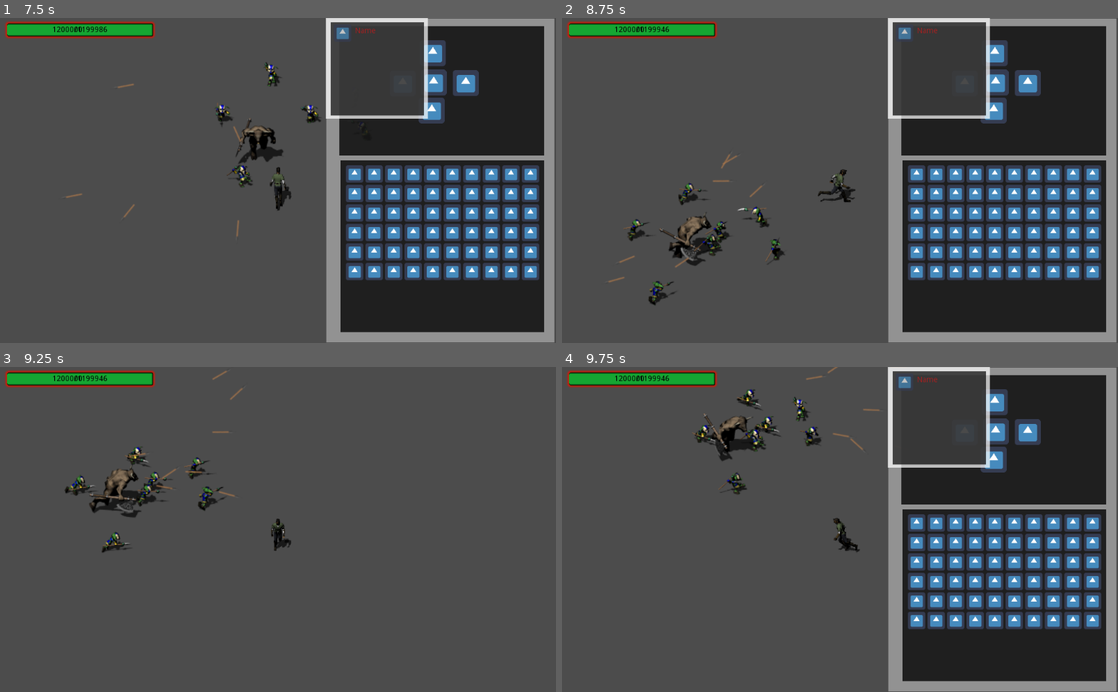
Above: before the commit, frames 1-4 (two rows, left to right).
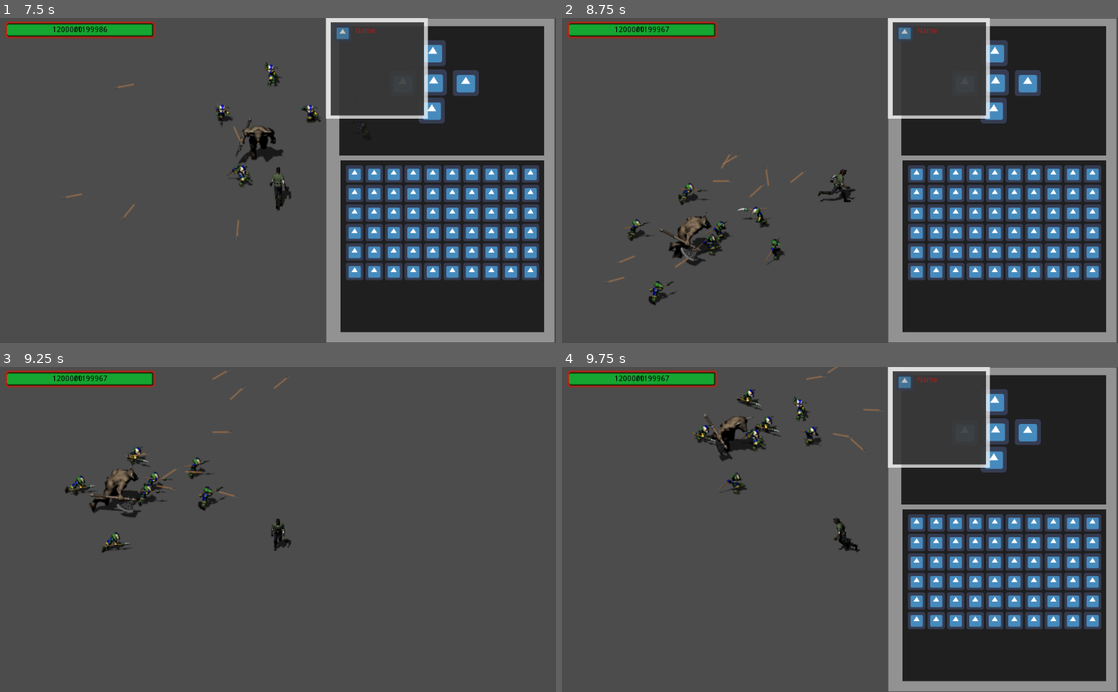
Above: after the commit, the same moments.

Repository: bluewolf44/2021_DTE_Project
Game: Godot game, scene res://Scenes/World.tscn
The game is run twice, just before and just after one commit, with the same random seed, the same clock (stepped at 60 frames per second) and the same inputs. The engine's default icon, where the game draws it, is replaced by a stand-in: a white triangle on a blue panel in a dark square.
Inputs (mouse positions are in pixels of both pictures, inside the frame that each line leads up to):
- Up to frame 1 (7.5 s): click (355, 174) at 0.52 s; move the mouse to (400, 164) at 1.27 s; hold D (Move_Right) 1.28-2.03 s; tap E (E) at 1.35, 2.1, 3.05, 3.8, 4.55, 5.1, 5.85, 6.8 s; move the mouse to (166, 196) at 2.02 s; hold S (Move_Down) 2.03-2.78 s; move the mouse to (333, 109) at 2.77 s; hold D (Move_Right) 2.78-3.53 s; click (333, 109) at 2.85 s; move the mouse to (250, 245) at 3.52 s; hold W (Move_Up) 3.53-4.28 s; tap Q (Q) at 3.6, 7.35 s; move the mouse to (444, 229) at 4.27 s; hold A (Move_Left) 4.28-5.78 s; right-click (444, 229) at 4.35 s; move the mouse to (111, 131) at 5.02 s; move the mouse to (305, 180) at 5.77 s; hold S (Move_Down) 5.78-6.53 s; move the mouse to (194, 99) at 6.52 s; hold D (Move_Right) 6.53-7.28 s; click (194, 99) at 6.6 s; move the mouse to (400, 164) at 7.27 s; hold W (Move_Up) from 7.28 s (still down)
- Up to frame 2 (8.75 s): tap E (E) at 7.55, 8.3 s; move the mouse to (728, 196) at 8.02 s; release W (Move_Up) at 8.03 s; hold D (Move_Right) from 8.03 s (still down); right-click (728, 196) at 8.1 s
- Up to frame 3 (9.25 s): move the mouse to (333, 458) at 8.77 s; release D (Move_Right) at 8.78 s; hold S (Move_Down) from 8.78 s (still down); tap E (E) at 8.85 s
- Up to frame 4 (9.75 s): move the mouse to (812, 594) at 9.52 s; release S (Move_Down) at 9.53 s; hold A (Move_Left) from 9.53 s (still down); tap E (E) at 9.6 s

Frame 1 is identical in both runs. In frame 2, less than 0.1% of the frame differs, in the area x 17-44%, y 2-52%; in frame 3, less than 0.1%; in frame 4, less than 0.1%.

Commit message:
added tool tip

Diff:
--- a/Project/Scenes/Player.tscn
+++ b/Project/Scenes/Player.tscn
@@ -825,8 +825,9 @@
 
 [sub_resource type="AnimationNodeStateMachinePlayback" id=54]
 
-[sub_resource type="RectangleShape2D" id=55]
-extents = Vector2( 17.0893, 25.9639 )
+[sub_resource type="CapsuleShape2D" id=58]
+radius = 8.0971
+height = 10.7729
 
 [sub_resource type="StyleBoxFlat" id=56]
 bg_color = Color( 0.839216, 0.0980392, 0.0980392, 1 )
@@ -929,8 +930,9 @@
 collision_mask = 3
 
 [node name="CollisionShape2D" type="CollisionShape2D" parent="Area2D"]
-position = Vector2( 1.32433, 11.3892 )
-shape = SubResource( 55 )
+position = Vector2( -0.443431, 8.56077 )
+rotation = -0.0179686
+shape = SubResource( 58 )
 
 [node name="CanvasLayer" type="CanvasLayer" parent="."]
 
@@ -990,6 +992,7 @@
 [node name="Inventory" type="Control" parent="CanvasLayer"]
 margin_left = 600.0
 margin_right = 600.0
+mouse_filter = 2
 __meta__ = {
 "_edit_use_anchors_": false
 }
@@ -999,6 +1002,7 @@
 margin_top = 0.943878
 margin_right = 420.864
 margin_bottom = 598.944
+mouse_filter = 2
 color = Color( 1, 1, 1, 0.392157 )
 __meta__ = {
 "_edit_use_anchors_": false
@@ -1009,6 +1013,7 @@
 margin_top = 14.9439
 margin_right = 401.864
 margin_bottom = 253.944
+mouse_filter = 2
 color = Color( 0, 0, 0, 0.784314 )
 __meta__ = {
 "_edit_use_anchors_": false
@@ -1019,6 +1024,7 @@
 margin_top = 263.0
 margin_right = 402.0
 margin_bottom = 580.0
+mouse_filter = 2
 color = Color( 0, 0, 0, 0.784314 )
 __meta__ = {
 "_edit_use_anchors_": false
@@ -1029,6 +1035,7 @@
 margin_top = 93.8125
 margin_right = 215.989
 margin_bottom = 133.813
+mouse_filter = 2
 __meta__ = {
 "_edit_use_anchors_": false
 }
@@ -1063,6 +1070,7 @@
 margin_top = 272.0
 margin_right = 393.0
 margin_bottom = 484.0
+mouse_filter = 2
 __meta__ = {
 "_edit_use_anchors_": false
 }
@@ -1399,6 +1407,7 @@
 modulate = Color( 1, 1, 1, 0.705882 )
 margin_right = 40.0
 margin_bottom = 40.0
+mouse_filter = 2
 __meta__ = {
 "_edit_use_anchors_": false
 }
--- a/Project/Scenes/Slot.tscn
+++ b/Project/Scenes/Slot.tscn
@@ -20,6 +20,7 @@
 [node name="Button" type="Button" parent="."]
 margin_right = 31.0
 margin_bottom = 31.0
+mouse_filter = 1
 flat = true
 __meta__ = {
 "_edit_use_anchors_": false
--- a/Project/Scripts/Drop_items.gd
+++ b/Project/Scripts/Drop_items.gd
@@ -5,4 +5,6 @@
 func _on_Button_button_down():
 	if get_parent().get_parent().get_node("Player").position.distance_to(position) <= 100:
 		PlayerData.add_item(data)
+		if get_parent().get_parent().get_node("Player/CanvasLayer/Inventory").visible:
+			get_parent().get_parent().get_node("Player").update_inv()
 		queue_free()
--- a/Project/Scripts/Inv_slot.gd
+++ b/Project/Scripts/Inv_slot.gd
@@ -29,6 +29,6 @@
 		data = null
 		PlayerData.remove_item(data)
 
-func _on_Slot_mouse_entered(data):
+func _on_Slot_mouse_entered():
 	if data:
-		get_parent().get_parent().get_parent().get_parent().show_info(data)
+		get_parent().get_parent().get_parent().get_parent().show_info(self,data)
--- a/Project/Scripts/Player.gd
+++ b/Project/Scripts/Player.gd
@@ -94,20 +94,23 @@
 func open_inv():
 	$CanvasLayer/Inventory.visible = !$CanvasLayer/Inventory.visible
 	if $CanvasLayer/Inventory.visible:
-		for slot in $CanvasLayer/Inventory/Slots.get_children():
+		update_inv()
+
+func update_inv():
+	for slot in $CanvasLayer/Inventory/Slots.get_children():
 			slot.get_node("icon").texture = load("res://icon.png")
 			slot.get_node("icon").modulate = Color(1,1,1)
 			slot.data = null
 
-		for item_num in range(60):
-			var item = PlayerData.inventory[item_num]
-			if item:
-				var slot = get_node("CanvasLayer/Inventory/Slots/"+str(item_num))
-				if item.sprite:
-					slot.get_node("icon").texture = item.sprite
-				else:
-					slot.get_node("icon").modulate = Color(0,1,0)
-				slot.data = item
+	for item_num in range(60):
+		var item = PlayerData.inventory[item_num]
+		if item:
+			var slot = get_node("CanvasLayer/Inventory/Slots/"+str(item_num))
+			if item.sprite:
+				slot.get_node("icon").texture = item.sprite
+			else:
+				slot.get_node("icon").modulate = Color(0,1,0)
+			slot.data = item
 
 func move_item(data):
 	$CanvasLayer/Move.data = data
@@ -124,8 +127,12 @@
 	$CanvasLayer/Move.modulate = Color(1,1,1)
 	move_inv = false
 
-func show_info(data):
+func show_info(slot,data):
 	var info = $CanvasLayer/Inventory/Info
-	info.get_node("Sprite").texture = data.sprite
-	info.get_node("Name").text = data.name
+	info.visible = true
+	info.rect_position = slot.rect_position + slot.get_parent().rect_position + Vector2(0,32)
+	if data.sprite:
+		info.get_node("Sprite").texture = data.sprite
+	if data.name:
+		info.get_node("Name").text = data.name
 	info.get_node("Des").text = data.description
Not shown, changed: Project/Sprites/Attacks/Thumbs.db
Not shown, changed: Project/Sprites/Enemys/Thumbs.db
